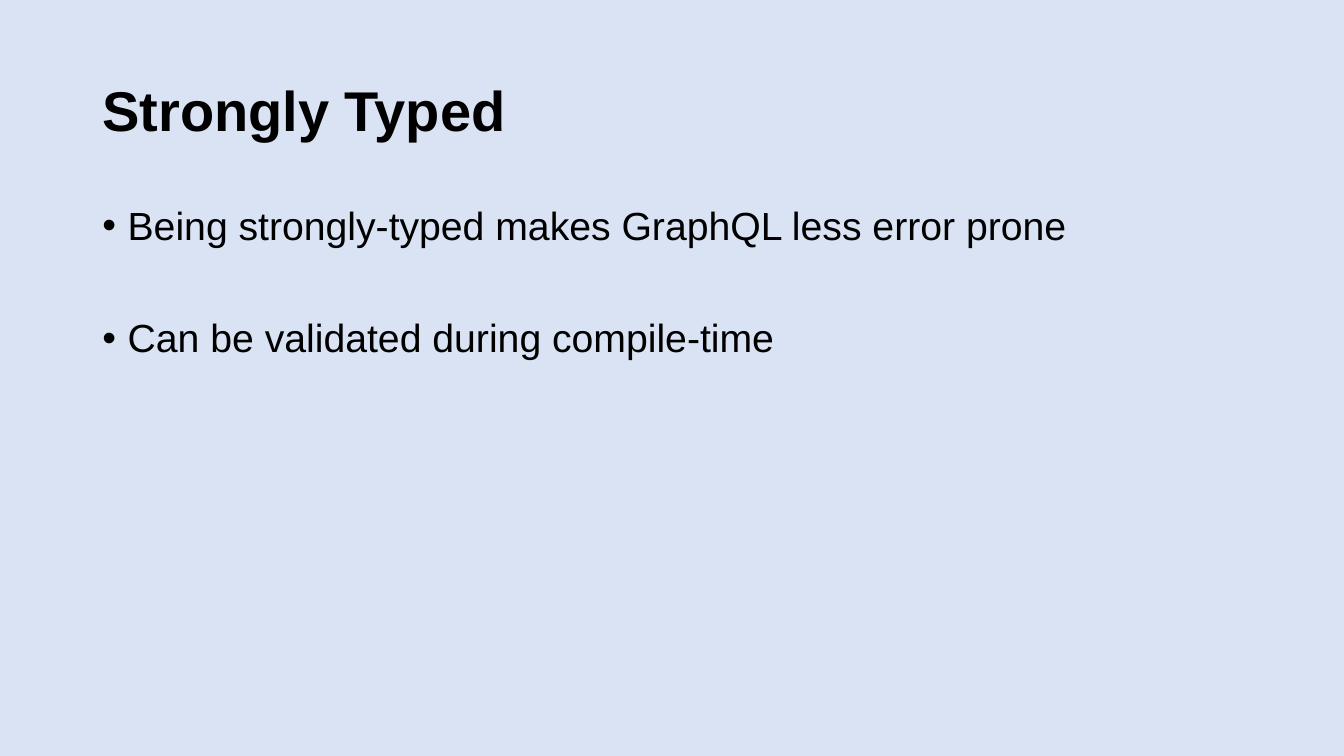
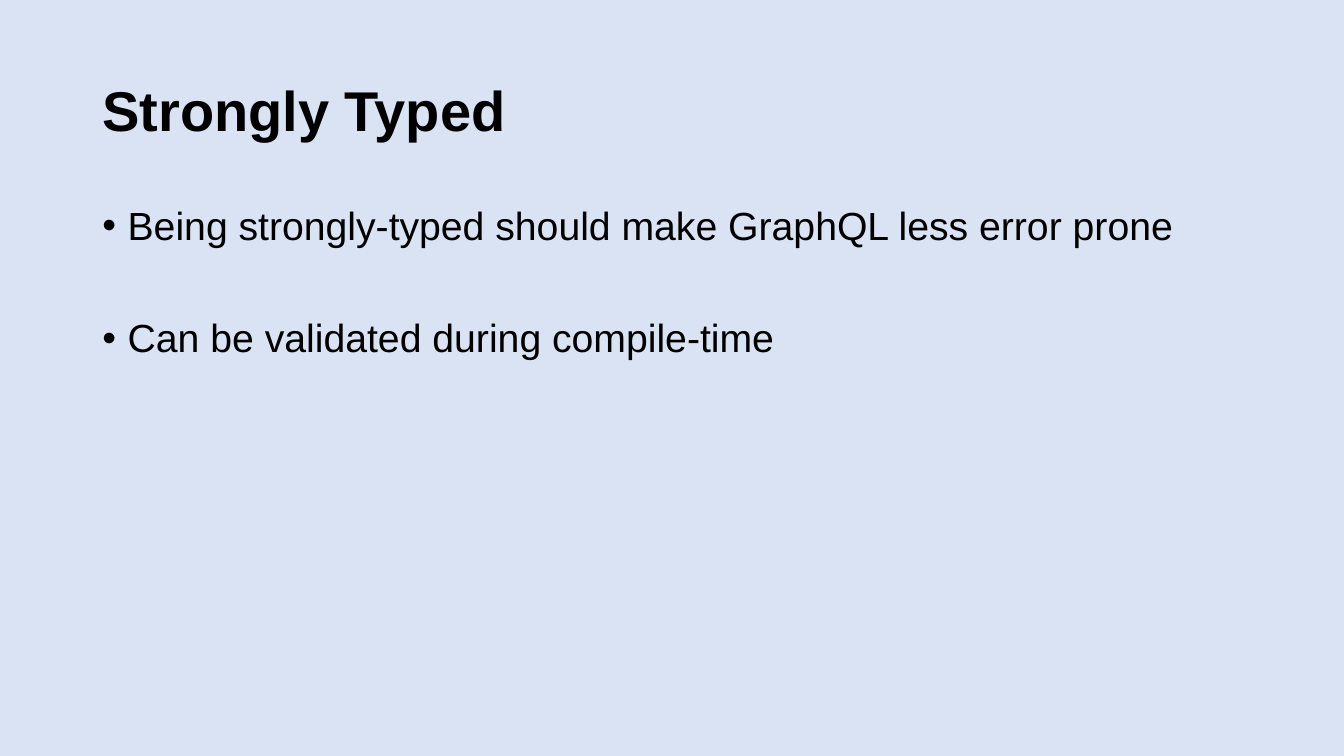
Before and after one commit to patelg123/graphql-presentation, a slide deck: slide 27 of current.pptx. Drawn at 1344x756 pixels with LibreOffice and Linux fonts; fonts in the diff are those of the drawing. Boxes give left, top, right and bottom in pixels: in the first picture for what was removed or moved away, otherwise in the second. Text is boxed around its words. In the diff, an @@ line names an element or a change of style, - is before the commit and + after.

```diff
--- a/current.pptx
+++ b/current.pptx
@@ text at (x1=128, y1=211, x2=1173, y2=248): text changed @@
-• Being strongly-typed makes GraphQL less error prone
+• Being strongly-typed should make GraphQL less error prone
```
Also in this commit, not shown: 2 other slides changed.
